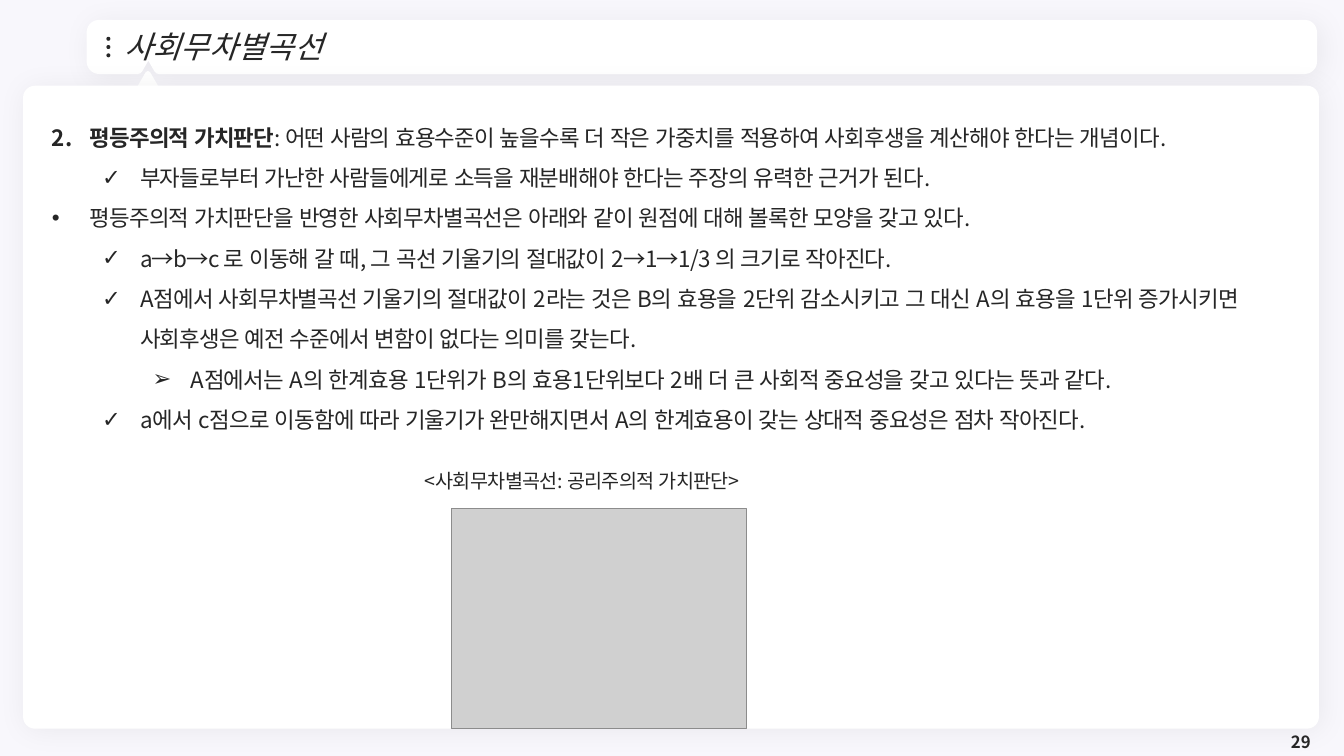
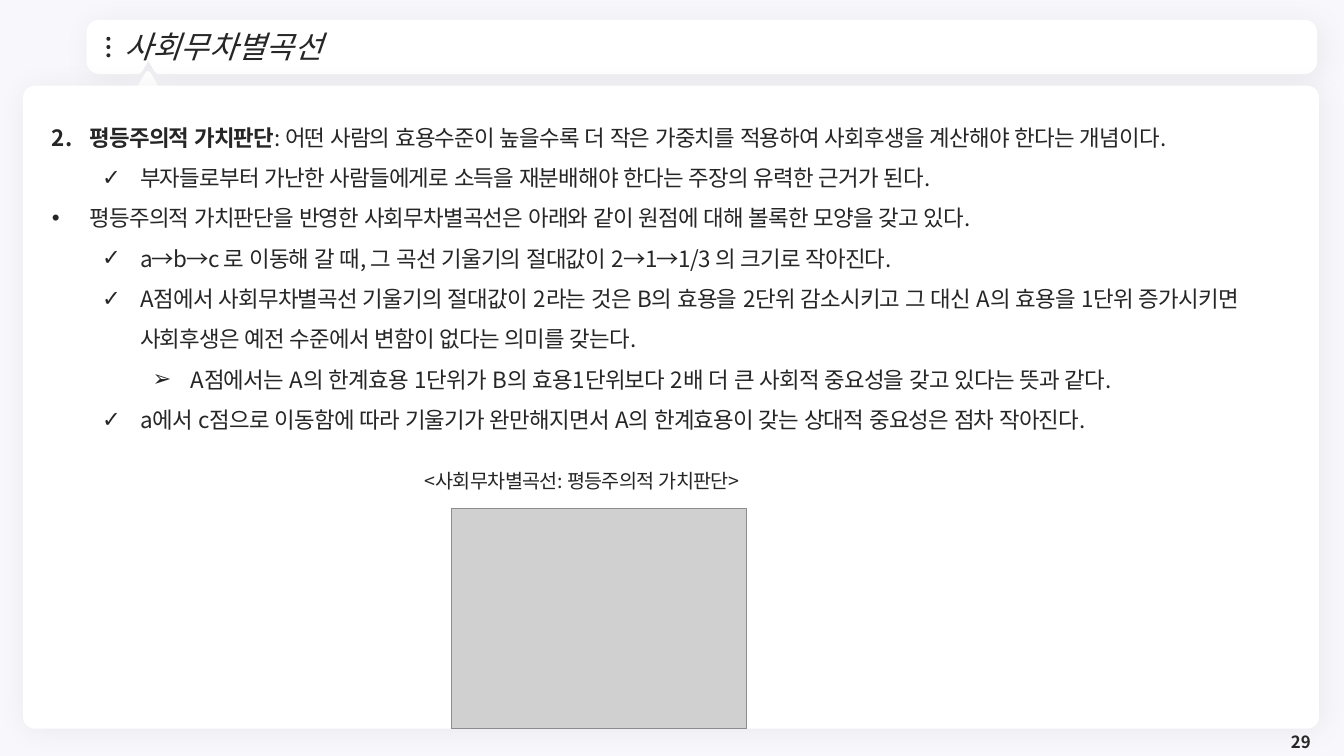
Before and after one commit to meandthey/Teaching, a slide deck: slide 29 of 재정학/01_Lectures/재정학_Chapter_3.pptx. Drawn at 1344x756 pixels with LibreOffice and Linux fonts; fonts in the diff are those of the drawing; grey boxes stand for pictures; background and template pictures are left out. Boxes give left, top, right and bottom in pixels: in the first picture for what was removed or moved away, otherwise in the second. Text is boxed around its words. In the diff, an @@ line names an element or a change of style, - is before the commit and + after.

```diff
--- a/재정학/01_Lectures/재정학_Chapter_3.pptx
+++ b/재정학/01_Lectures/재정학_Chapter_3.pptx
@@ text at (x1=425, y1=471, x2=740, y2=490): text changed @@
-<사회무차별곡선: 공리주의적 가치판단>
+<사회무차별곡선: 평등주의적 가치판단>
```
Also in this commit, not shown: 1 other slide changed, 8 other files.
